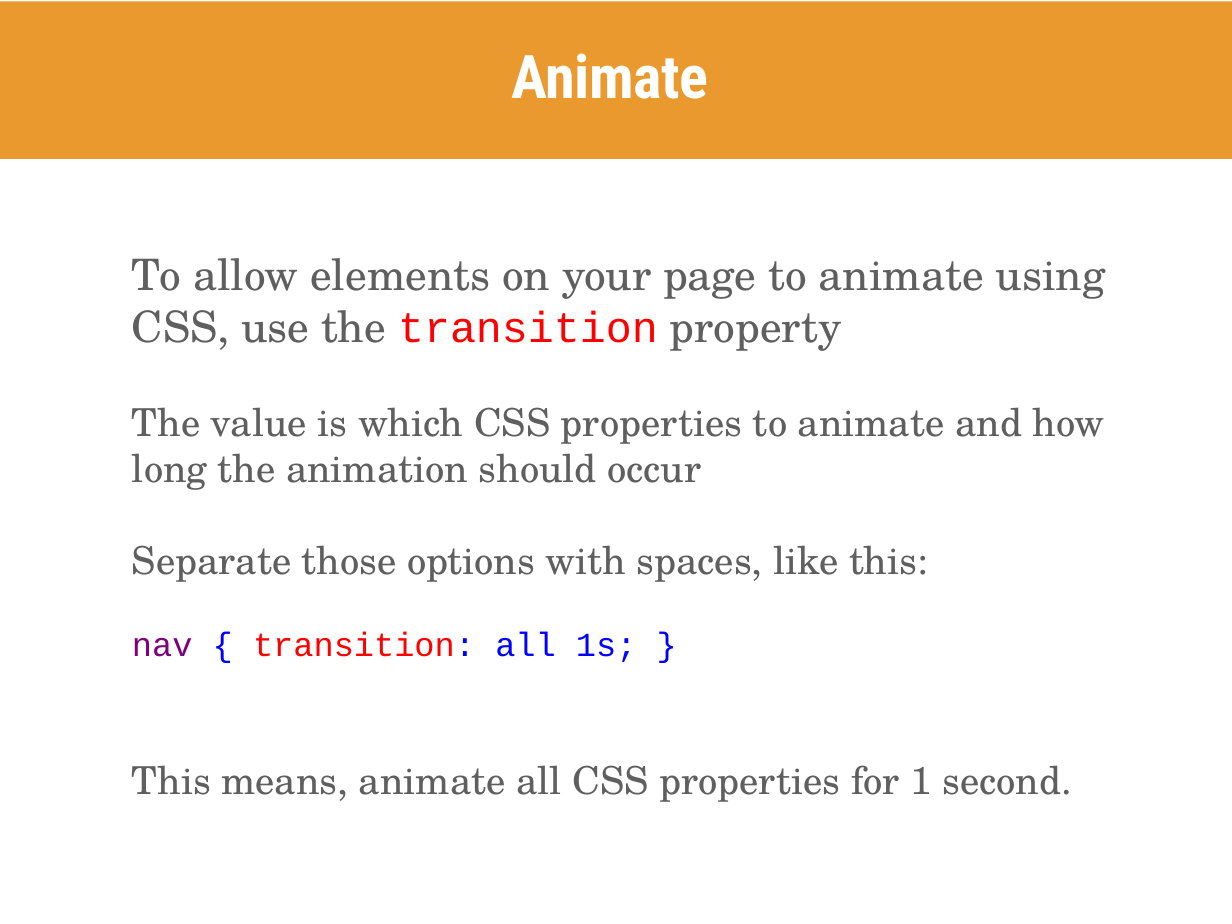
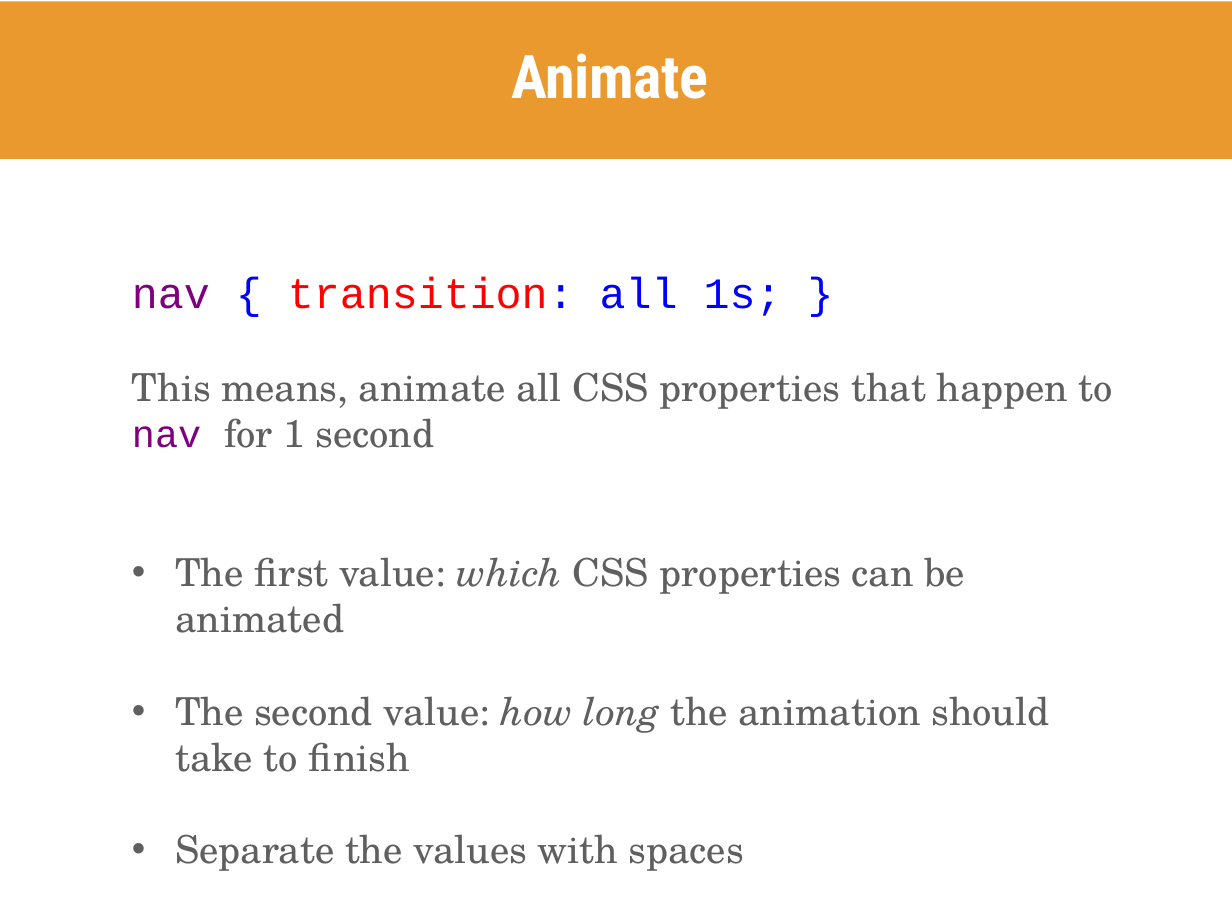
Before and after one commit to skornfeld/svc-class-jan-2018, a slide deck: slide 52 of slides/week-5.pptx (slide 45 before the commit). Drawn at 1232x924 pixels with LibreOffice and Linux fonts; fonts in the diff are those of the drawing. Boxes give left, top, right and bottom in pixels: in the first picture for what was removed or moved away, otherwise in the second. Text is boxed around its words. In the diff, an @@ line names an element or a change of style, - is before the commit and + after.

```diff
--- a/slides/week-5.pptx
+++ b/slides/week-5.pptx
@@ text "nav { transition: all 1s; ...": place and size @@
-text "nav { transition: all 1s; ..." at (132,258,1106,802)
+text "nav { transition: all 1s; ..." at (132,276,1113,871)
@@ text at (132,258,1106,582): paragraphs removed @@
-To allow elements on your page to animate using CSS, use the transition property
-The value is which CSS properties to animate and how long the animation should occur
-Separate those options with spaces, like this:
@@ text at (132,276,782,316): size 28 to 36 pt in "nav { transition: all 1s; }" @@
@@ text at (132,372,1113,871): text changed @@
-This means, animate all CSS properties for 1 second.
+This means, animate all CSS properties that happen to nav for 1 second
+• The first value: which CSS properties can be animated
+• The second value: how long the animation should take to finish
+• Separate the values with spaces
```
Also in this commit, not shown: 9 other slides changed, 9 slides added, 3 slides removed, 2 other files.
